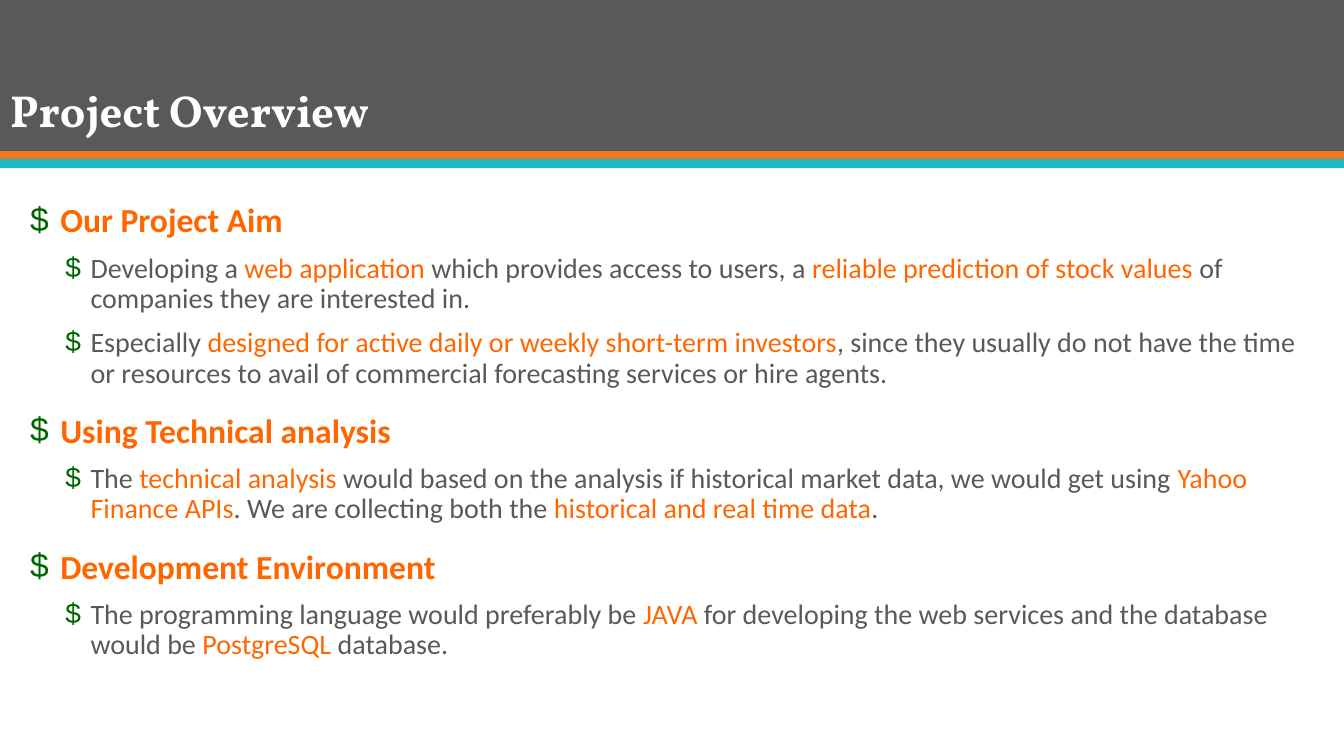
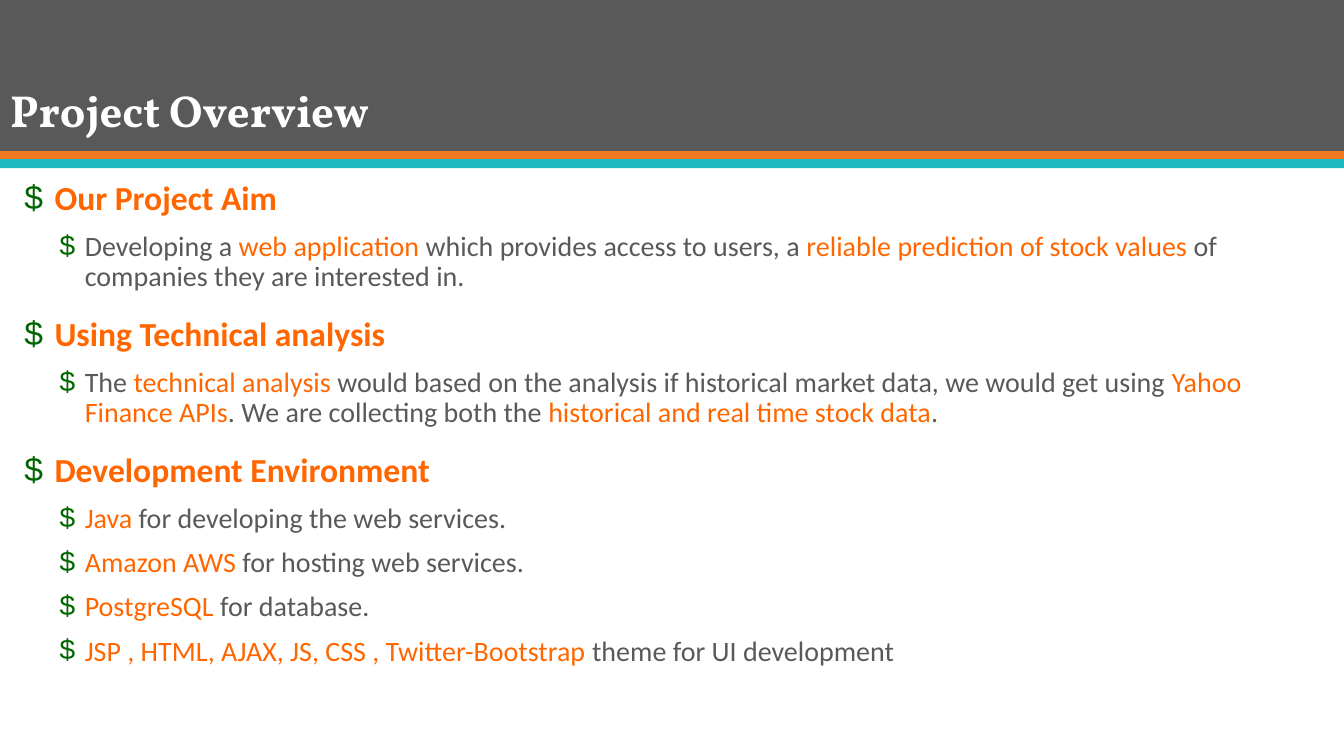
Before and after one commit to mJaiswal/Stock-Market-Prediction-Project, a slide deck: slide 3 of All Documentation/Presentations/Group 13 - ECE 568 - Final Project Preliminary Presentation.pptx. Drawn at 1344x756 pixels with LibreOffice and Linux fonts; fonts in the diff are those of the drawing. Boxes give left, top, right and bottom in pixels: in the first picture for what was removed or moved away, otherwise in the second. Text is boxed around its words. In the diff, an @@ line names an element or a change of style, - is before the commit and + after.

Commit message:
Final Project presentation

```diff
--- a/All Documentation/Presentations/Group 13 - ECE 568 - Final Project Preliminary Presentation.pptx
+++ b/All Documentation/Presentations/Group 13 - ECE 568 - Final Project Preliminary Presentation.pptx
@@ text "Our Project Aim": place and size @@
-text "Our Project Aim" at [60,208,1295,659]
+text "Our Project Aim" at [55,186,1242,666]
@@ text at [91,332,1295,388]: paragraph removed @@
-  $ Especially designed for active daily or weekly short-term investors, since they usually do not have the time or resources to avail of commercial forecasting services or hire agents.
@@ text at [85,372,1242,427]: text changed @@
-  $ The technical analysis would based on the analysis if historical market data, we would get using Yahoo Finance APIs. We are collecting both the historical and real time data.
+  $ The technical analysis would based on the analysis if historical market data, we would get using Yahoo Finance APIs. We are collecting both the historical and real time stock data.
@@ text at [85,508,894,666]: text changed @@
-  $ The programming language would preferably be JAVA for developing the web services and the database would be PostgreSQL database.
+  $ Java for developing the web services.
+  $ Amazon AWS for hosting web services.
+  $ PostgreSQL for database.
+  $ JSP , HTML, AJAX, JS, CSS , Twitter-Bootstrap theme for UI development
```
Also in this commit, not shown: 8 other slides changed, 2 slides added, 11 slides removed, 1 other file.
